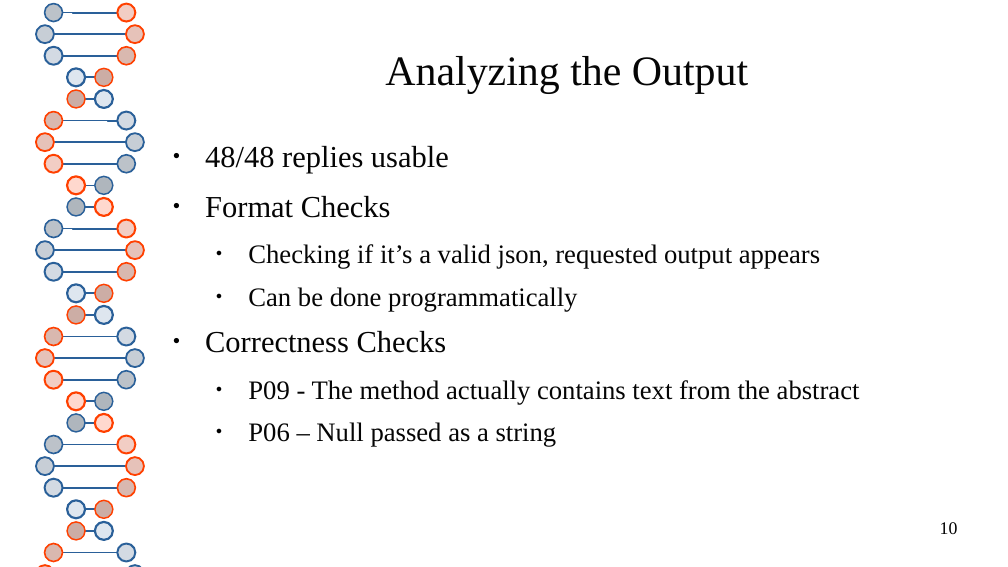
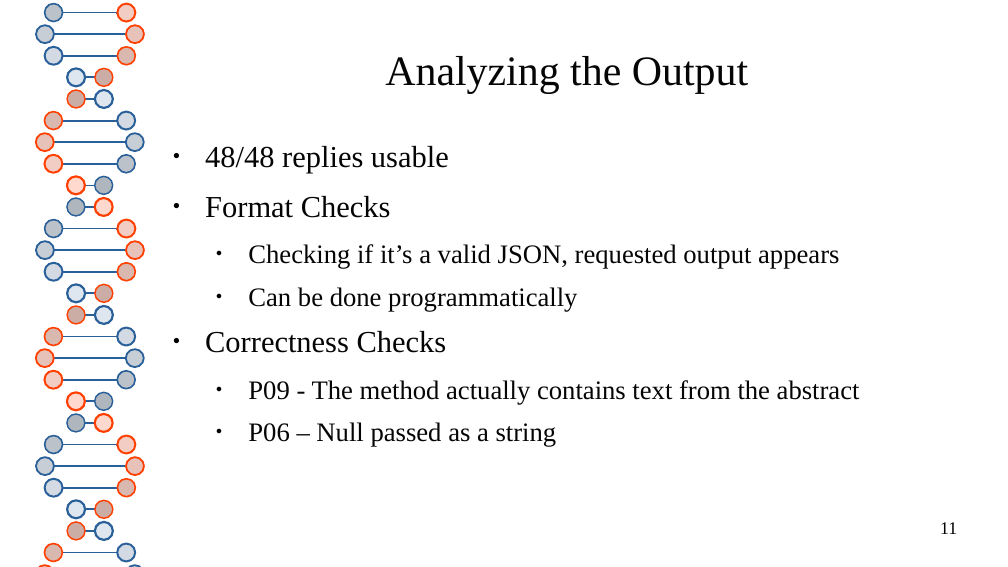
Before and after one commit to ncsa/llmflux-workshop, a slide deck: slide 11 of presenter/slides.pptx (slide 10 before the commit). Drawn at 1008x567 pixels with LibreOffice and Linux fonts; fonts in the diff are those of the drawing. Boxes give left, top, right and bottom in pixels: in the first picture for what was removed or moved away, otherwise in the second. Text is boxed around its words. In the diff, an @@ line names an element or a change of style, - is before the commit and + after.

```diff
--- a/presenter/slides.pptx
+++ b/presenter/slides.pptx
@@ text at (x1=248, y1=244, x2=839, y2=269): text changed @@
-  ● Checking if it’s a valid json, requested output appears
+  ● Checking if it’s a valid JSON, requested output appears
@@ page number at (x1=940, y1=522, x2=957, y2=534): text changed @@
-10
+11
```
Also in this commit, not shown: 10 other slides changed, 1 slide added, 1 other file.
